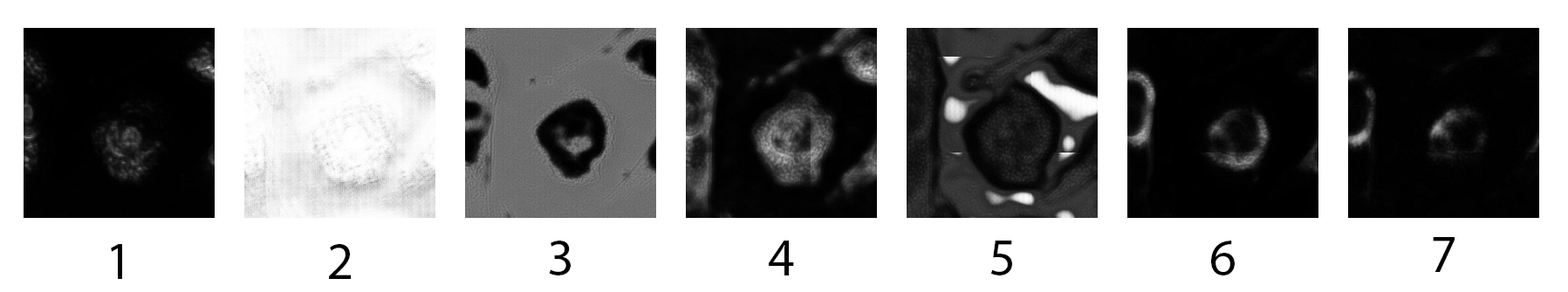
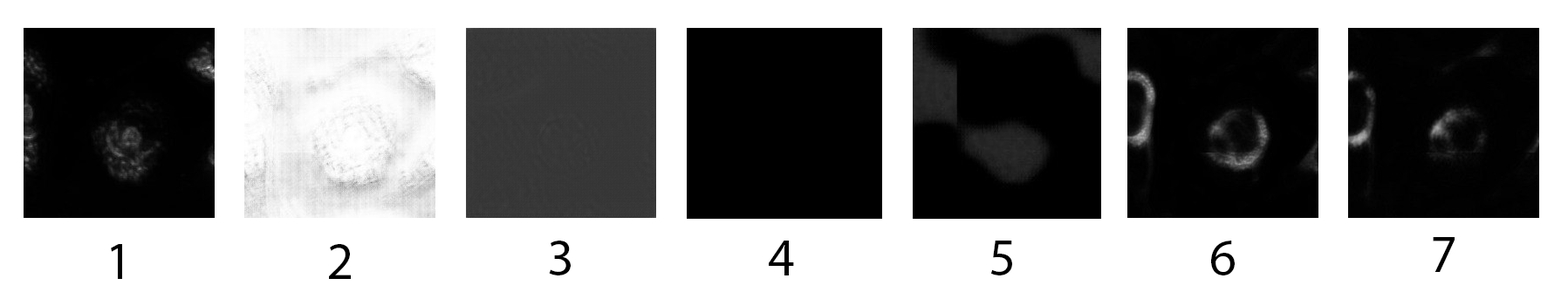
Layer changes from the first 1568px x 292px image to the second:
renamed "Layer 5" to "Layer 10", painted on it over bbox(906, 27, 1102, 220)
renamed "Layer 4" to "Layer 9", painted on it over bbox(685, 27, 883, 220)
renamed "Layer 3" to "Layer 8", painted on it over bbox(465, 27, 657, 219)
